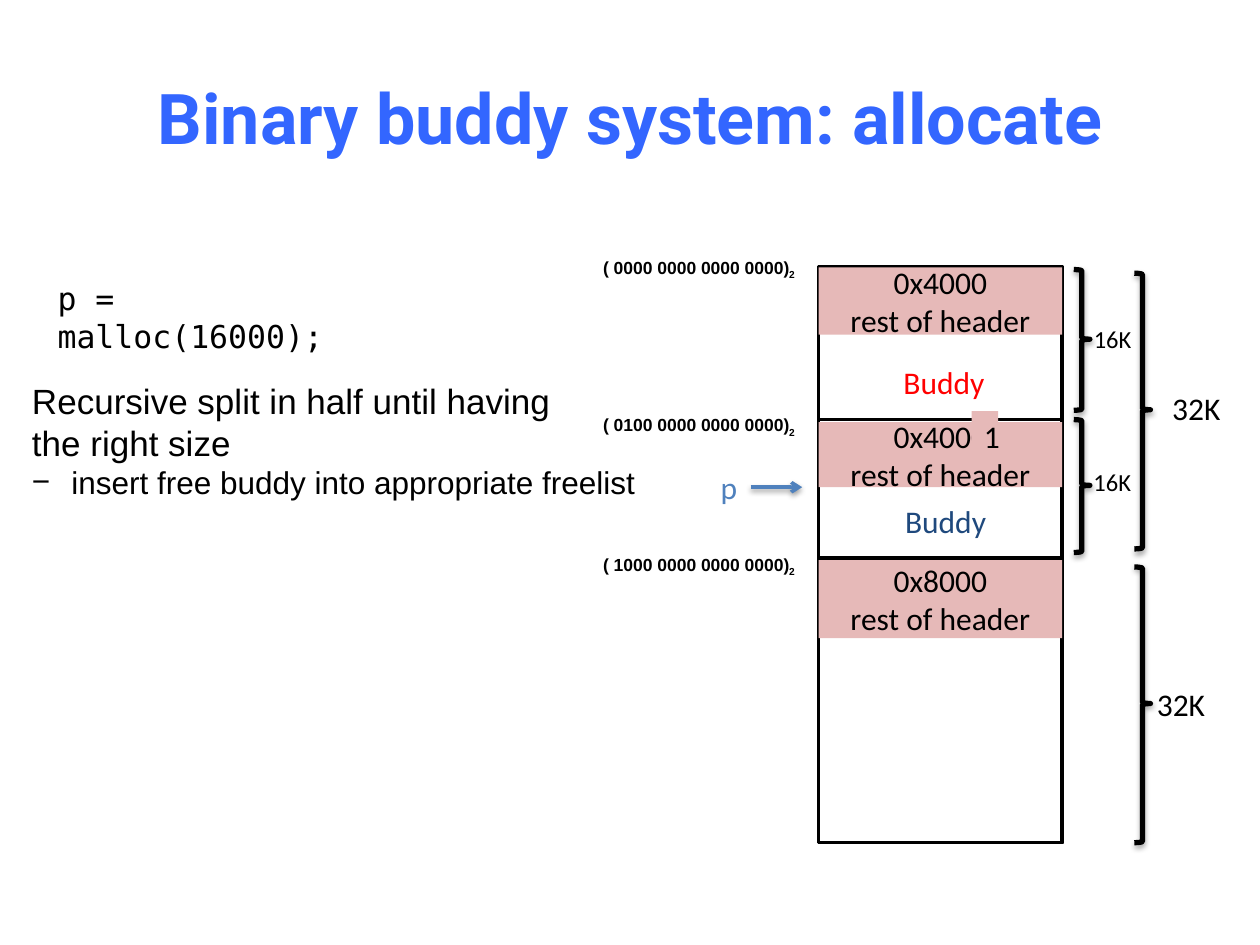
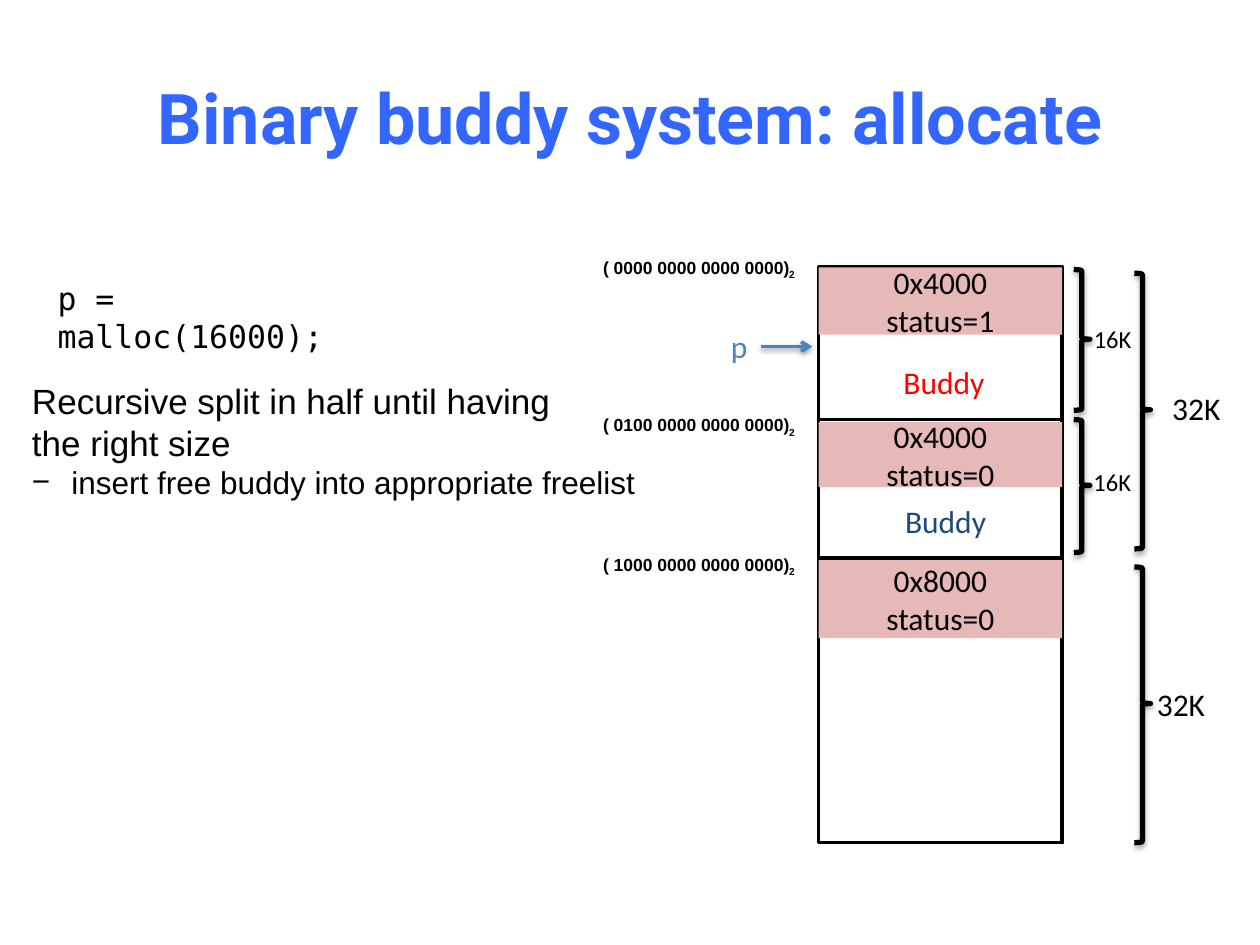
Before and after one commit to NYU-CSO/nyu-cso.github.io, a slide deck: slide 59 of notes/14-Dynamic_Allocator.pptx. Drawn at 1260x945 pixels with LibreOffice and Linux fonts; fonts in the diff are those of the drawing. Boxes give left, top, right and bottom in pixels: in the first picture for what was removed or moved away, otherwise in the second. Text is boxed around its words. In the diff, an @@ line names an element or a change of style, - is before the commit and + after.

```diff
--- a/notes/14-Dynamic_Allocator.pptx
+++ b/notes/14-Dynamic_Allocator.pptx
@@ text "p": place and size @@
-text "p" at bbox=[721, 483, 738, 504]
+text "p" at bbox=[731, 342, 748, 363]
@@ text in rectangle at bbox=[886, 311, 994, 340]: text changed @@
-rest of header
+status=1
@@ arrow moved from (751, 488) - (803, 488) to (761, 346) - (813, 346) @@
@@ rectangle removed at bbox=[971, 411, 998, 461] @@
-1
@@ text in rectangle at bbox=[886, 465, 994, 493]: text changed @@
-rest of header
+status=0
@@ text in rectangle at bbox=[886, 609, 994, 631]: text changed @@
-rest of header
+status=0
```
Also in this commit, not shown: 13 other slides changed, 1 slide added, 1 slide removed, 1 other file.
